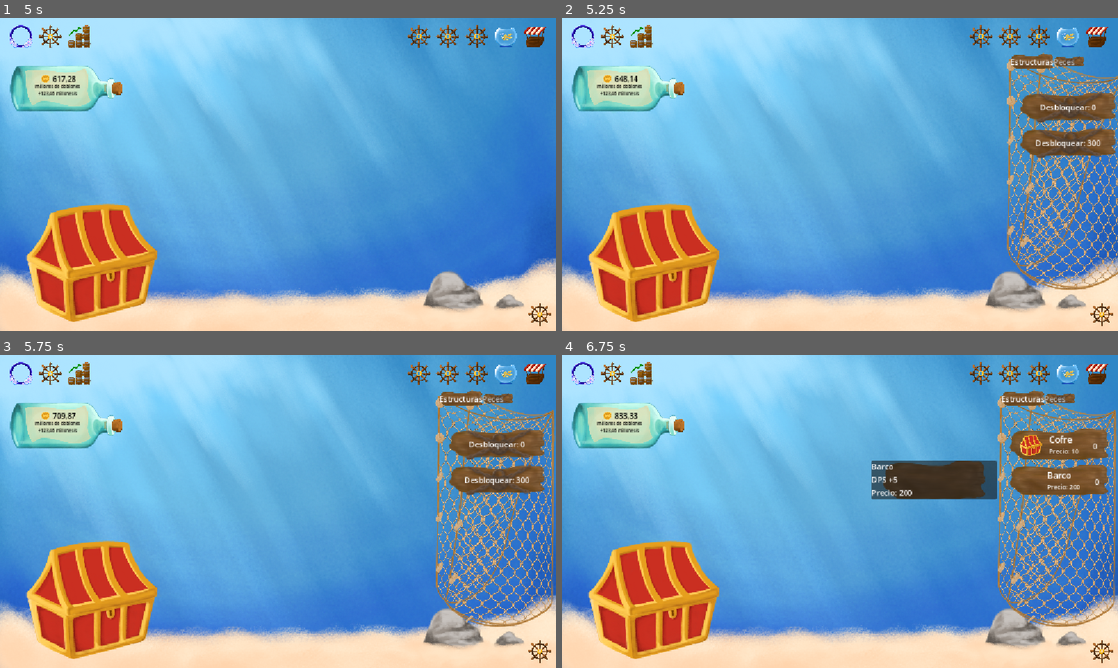
Above: before the commit, frames 1-4 (two rows, left to right).
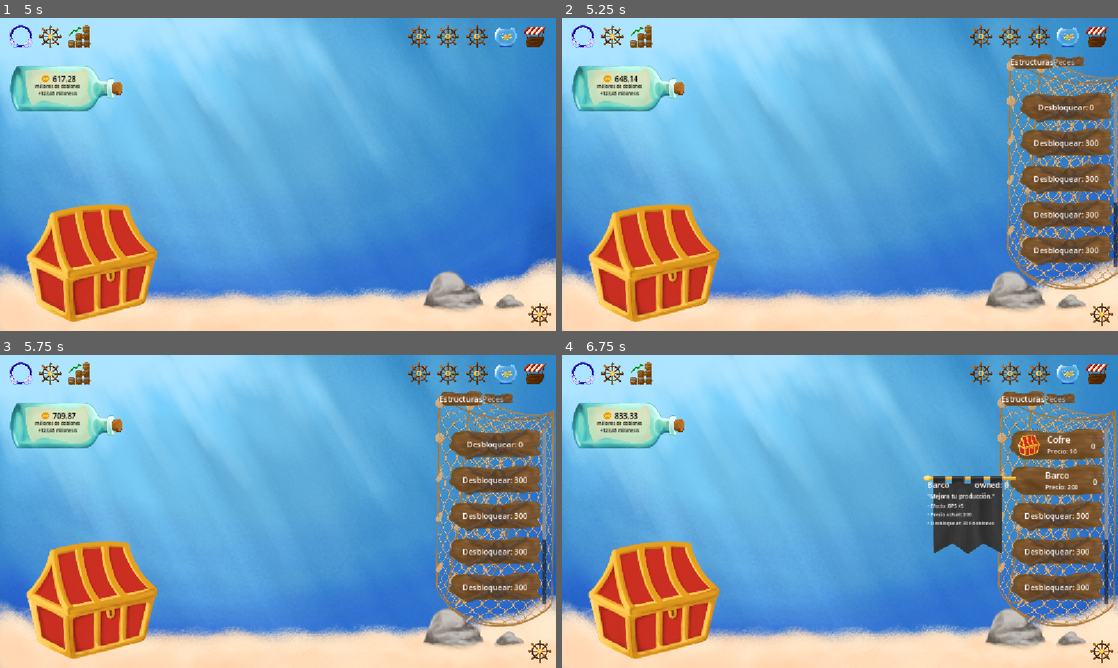
Above: after the commit, the same moments.

Repository: Niett204/fish-clicks
Game: Godot game, scene res://scenes/main.tscn
The game is run twice, just before and just after one commit, with the same random seed, the same clock (stepped at 60 frames per second) and the same inputs.
Inputs (mouse positions are in pixels of both pictures, inside the frame that each line leads up to):
- Up to frame 1 (5 s): click (22, 36) at 0.5 s; click (77, 36) at 1.25 s; click (417, 36) at 2 s; click (450, 36) at 2.75 s; click (478, 36) at 3.5 s; click (505, 36) at 4.25 s
- Up to frame 2 (5.25 s): click (1095, 36) at 5 s
- Up to frame 3 (5.75 s): no input
- Up to frame 4 (6.75 s): click (1056, 445) at 5.75 s; click (1056, 480) at 6.52 s

Frame 1 is identical in both runs. In frame 2, 4.8% of the frame differs, in the area x 82-100%, y 23-80%; in frame 3, 4.8%; in frame 4, 9.5%, in the area x 55-99%, y 23-80%.

Commit message:
Info extra

Diff:
--- a/client/fish-clicks-main/scenes/info_extra_panel.gd
+++ b/client/fish-clicks-main/scenes/info_extra_panel.gd
@@ -2,6 +2,9 @@
 
 @export var anim_time := 0.18
 @export var offset := Vector2(20, 0)
+@export var panel_width := 200.0
+@export var min_height := 200.0
+@export var padding := Vector2(24, 24) # (x,y)
 
 var _tw: Tween
 var _hover_panel := false
@@ -11,8 +14,7 @@
 var _show_token := 0  # sube cada vez que se muestra (anti hides viejos)
 
 func _ready() -> void:
-	set_as_top_level(true)
-	z_index = 100
+	z_as_relative = false
 	visible = false
 
 	mouse_entered.connect(func():
@@ -25,22 +27,56 @@
 		schedule_hide(0.06)
 	)
 
-func show_for_card(card: Control, title: String, desc: String, stats: String) -> void:
+func show_for_card(
+	card: Control,
+	title: String,
+	owned: int,
+	desc: String,
+	b1: String,
+	b2: String,
+	b3: String,
+	extra: String
+) -> void:
 	_show_token += 1
 	_cancel_hide()
 
-	$CardBox/VBox/Title.text = title
-	$CardBox/VBox/Desc.text = desc
-	$CardBox/VBox/Stats.text = stats
+	$Banner/CardBox/VBox/Header/Title.text = title
+	$Banner/CardBox/VBox/Header/Owned.text = "owned: %d" % owned
+
+	$Banner/CardBox/VBox/Desc.text = desc
+
+	$Banner/CardBox/VBox/Bullets/B1.text = "• " + b1
+	$Banner/CardBox/VBox/Bullets/B2.text = "• " + b2
+	$Banner/CardBox/VBox/Bullets/B3.text = "• " + b3
 
 	visible = true
 	_showing = true
 
-	# asegúrate de que size esté calculado
+	# 1) Forzamos ancho fijo
+	$Banner.size.x = panel_width
+	$Banner.position = Vector2.ZERO
+
+	# Si CardBox es contenedor del VBox, dale también ancho
+	$Banner/CardBox.size.x = panel_width
+
+	# 2) Espera a que el VBox calcule alturas con ese ancho
 	await get_tree().process_frame
 
-	var x := card.global_position.x - size.x - offset.x
-	var y := card.global_position.y + (card.size.y - size.y) * 0.5
+	var vbox: Control = $Banner/CardBox/VBox
+	var h2: float = vbox.get_combined_minimum_size().y + padding.y
+	h2 = max(h2, min_height)  # 👈 cuelga más
+	size = Vector2(panel_width, h2)
+
+	# 3) Fondo ocupa todo el panel
+	$Banner.size = size
+	$Banner.position = Vector2.ZERO
+
+	var w := float(size.x)
+	var h := float(size.y)
+
+	var x := float(card.global_position.x) - w + float(offset.x)
+	var y := float(card.global_position.y) + (float(card.size.y) - h) * 0.5 + 80
+
 	global_position = Vector2(x, y)
 
 	_slide_in()
--- a/client/fish-clicks-main/scenes/main.gd
+++ b/client/fish-clicks-main/scenes/main.gd
@@ -42,7 +42,45 @@
 		"right": "DPS +5",
 		"icon": "res://assets/estructuras/cofre1.png",
 		"unlock_price": 300,
+	},
+		"boat1234": {
+		"tab": "Estructuras",
+		"title": "Barco",
+		"right": "DPS +5",
+		"icon": "res://assets/estructuras/cofre1.png",
+		"unlock_price": 300,
+	},	"boat123": {
+		"tab": "Estructuras",
+		"title": "Barco",
+		"right": "DPS +5",
+		"icon": "res://assets/estructuras/cofre1.png",
+		"unlock_price": 300,
+	},	"boat56": {
+		"tab": "Estructuras",
+		"title": "Barco",
+		"right": "DPS +5",
+		"icon": "res://assets/estructuras/cofre1.png",
+		"unlock_price": 300,
+	},	"boat5": {
+		"tab": "Estructuras",
+		"title": "Barco",
+		"right": "DPS +5",
+		"icon": "res://assets/estructuras/cofre1.png",
+		"unlock_price": 300,
+	},	"boat66": {
+		"tab": "Estructuras",
+		"title": "Barco",
+		"right": "DPS +5",
+		"icon": "res://assets/estructuras/cofre1.png",
+		"unlock_price": 300,
+	},	"boat6": {
+		"tab": "Estructuras",
+		"title": "Barco",
+		"right": "DPS +5",
+		"icon": "res://assets/estructuras/cofre1.png",
+		"unlock_price": 300,
 	}
+
 }
 
 const TEX_CHEST_CLOSED := preload("res://assets/estructuras/cofre_cerrado.png")
@@ -175,8 +213,23 @@
 	)
 
 	card.extra_title = String(def.get("title", id))
-	card.extra_desc  = String(def.get("right", ""))   # o una descripción real
-	card.extra_stats = "Precio: %d" % get_price(id)   # lo que quieras
+	card.extra_desc  = "\"Mejora tu producción.\""
+
+	var p := get_price(id)
+	var right := String(def.get("right", ""))
+
+	card.extra_b1 = "Efecto: %s" % right
+	card.extra_b2 = "Precio actual: %d" % p
+
+	# Si está bloqueado, enseña unlock; si no, algo útil
+	var unlock_p := int(def.get("unlock_price", 0))
+	if unlock_p > 0 and not bool(unlocked.get(id, false)):
+		card.extra_b3 = "Desbloquear: %d doblones" % unlock_p
+	else:
+		card.extra_b3 = "Nivel actual: %d" % get_level(id)
+
+	# Footer tipo “cookies clicked so far”
+	card.extra_footer = "%s doblones acumulados" % format_with_separator(int(coins))
 
 	card.set_unlocked(bool(unlocked.get(id, unlock_price == 0)))
 	card.buy_pressed.connect(_on_buy_pressed)
--- a/client/fish-clicks-main/scenes/main.tscn
+++ b/client/fish-clicks-main/scenes/main.tscn
@@ -18,6 +18,7 @@
 [ext_resource type="Texture2D" uid="uid://c5ht6q767emx5" path="res://assets/ui/botella_mensaje.png" id="13_muem4"]
 [ext_resource type="Texture2D" uid="uid://cn5n3a2h1n5m3" path="res://assets/misc/doblon_frontal.png" id="14_dp3eg"]
 [ext_resource type="Texture2D" uid="uid://bx28me4bvwn16" path="res://assets/ui/tabla_bloqueada (1).png" id="14_jbj1t"]
+[ext_resource type="Texture2D" uid="uid://bgs77das3fpu1" path="res://assets/ui/bandera.png" id="19_0ld40"]
 
 [sub_resource type="RectangleShape2D" id="RectangleShape2D_tefeu"]
 size = Vector2(268, 237)
@@ -272,6 +273,7 @@
 theme_override_styles/panel = SubResource("StyleBoxTexture_gqmmt")
 
 [node name="TabContainer" type="TabContainer" parent="UI/Root/HUD/TiendaPanel" unique_id=1785782234]
+z_index = 5
 layout_mode = 1
 anchors_preset = 15
 anchor_right = 1.0
@@ -334,13 +336,14 @@
 visible = false
 top_level = true
 z_index = 100
-custom_minimum_size = Vector2(260, 80)
-layout_mode = 1
-anchors_preset = 0
-offset_left = 902.0
-offset_top = 46.0
-offset_right = 1162.0
-offset_bottom = 126.0
+custom_minimum_size = Vector2(0, 80)
+layout_mode = 1
+anchors_preset = 15
+anchor_right = 1.0
+anchor_bottom = 1.0
+grow_horizontal = 2
+grow_vertical = 2
+mouse_filter = 2
 script = ExtResource("8_tipki")
 
 [node name="Banner" type="TextureRect" parent="UI/Root/HUD/InfoExtraPanel" unique_id=433949685]
@@ -348,36 +351,61 @@
 anchors_preset = 15
 anchor_right = 1.0
 anchor_bottom = 1.0
-grow_horizontal = 2
-grow_vertical = 2
-texture = ExtResource("9_85g3d")
+offset_right = -97.0
+offset_bottom = -90.0
+grow_horizontal = 2
+grow_vertical = 2
+mouse_filter = 2
+texture = ExtResource("19_0ld40")
 expand_mode = 1
-stretch_mode = 5
-
-[node name="CardBox" type="Panel" parent="UI/Root/HUD/InfoExtraPanel" unique_id=677308730]
-layout_mode = 1
-anchors_preset = 15
-anchor_right = 1.0
-anchor_bottom = 1.0
-grow_horizontal = 2
-grow_vertical = 2
-
-[node name="VBox" type="VBoxContainer" parent="UI/Root/HUD/InfoExtraPanel/CardBox" unique_id=467748443]
-layout_mode = 1
-anchors_preset = 15
-anchor_right = 1.0
-anchor_bottom = 1.0
-grow_horizontal = 2
-grow_vertical = 2
-
-[node name="Title" type="Label" parent="UI/Root/HUD/InfoExtraPanel/CardBox/VBox" unique_id=2109725913]
-layout_mode = 2
-
-[node name="Desc" type="Label" parent="UI/Root/HUD/InfoExtraPanel/CardBox/VBox" unique_id=1326418190]
-layout_mode = 2
-
-[node name="Stats" type="Label" parent="UI/Root/HUD/InfoExtraPanel/CardBox/VBox" unique_id=1262020269]
-layout_mode = 2
+
+[node name="CardBox" type="MarginContainer" parent="UI/Root/HUD/InfoExtraPanel/Banner" unique_id=1981931913]
+layout_mode = 1
+anchors_preset = 15
+anchor_right = 1.0
+anchor_bottom = 1.0
+grow_horizontal = 2
+grow_vertical = 2
+theme_override_constants/margin_left = 16
+theme_override_constants/margin_top = 18
+theme_override_constants/margin_right = 16
+theme_override_constants/margin_bottom = 18
+
+[node name="VBox" type="VBoxContainer" parent="UI/Root/HUD/InfoExtraPanel/Banner/CardBox" unique_id=2030723900]
+layout_mode = 2
+mouse_filter = 2
+
+[node name="Header" type="HBoxContainer" parent="UI/Root/HUD/InfoExtraPanel/Banner/CardBox/VBox" unique_id=1573833251]
+layout_mode = 2
+
+[node name="Title" type="Label" parent="UI/Root/HUD/InfoExtraPanel/Banner/CardBox/VBox/Header" unique_id=1406141069]
+layout_mode = 2
+size_flags_horizontal = 3
+text = "Titulo
+"
+
+[node name="Owned" type="Label" parent="UI/Root/HUD/InfoExtraPanel/Banner/CardBox/VBox/Header" unique_id=1125482062]
+layout_mode = 2
+horizontal_alignment = 2
+
+[node name="Desc" type="Label" parent="UI/Root/HUD/InfoExtraPanel/Banner/CardBox/VBox" unique_id=346078448]
+layout_mode = 2
+theme_override_font_sizes/font_size = 12
+
+[node name="Bullets" type="VBoxContainer" parent="UI/Root/HUD/InfoExtraPanel/Banner/CardBox/VBox" unique_id=1943120877]
+layout_mode = 2
+
+[node name="B1" type="Label" parent="UI/Root/HUD/InfoExtraPanel/Banner/CardBox/VBox/Bullets" unique_id=721015527]
+layout_mode = 2
+theme_override_font_sizes/font_size = 10
+
+[node name="B2" type="Label" parent="UI/Root/HUD/InfoExtraPanel/Banner/CardBox/VBox/Bullets" unique_id=1311210386]
+layout_mode = 2
+theme_override_font_sizes/font_size = 10
+
+[node name="B3" type="Label" parent="UI/Root/HUD/InfoExtraPanel/Banner/CardBox/VBox/Bullets" unique_id=404563973]
+layout_mode = 2
+theme_override_font_sizes/font_size = 10
 
 [node name="BtnHideHUD" type="TextureButton" parent="UI/Root" unique_id=2090329672]
 custom_minimum_size = Vector2(48, 48)
--- a/client/fish-clicks-main/scenes/shop_item_card.gd
+++ b/client/fish-clicks-main/scenes/shop_item_card.gd
@@ -25,8 +25,11 @@
 @onready var info_panel: Control = get_node_or_null(info_panel_path)
 
 @export var extra_title := ""
-@export var extra_desc := ""
-@export var extra_stats := ""
+@export var extra_desc := ""      # la frase tipo "Autoclicks once every..."
+@export var extra_b1 := ""
+@export var extra_b2 := ""
+@export var extra_b3 := ""
+@export var extra_footer := ""    # la barra de abajo tipo "X clicked so far"
 # ----------------------------
 
 var is_unlocked: bool = false
@@ -90,12 +93,28 @@
 	mouse_exited.connect(_on_exit_info)
 
 func _on_enter_info() -> void:
-	if get_tree().get_first_node_in_group("main") and get_tree().get_first_node_in_group("main")._block_info_hover:
+	var main = get_tree().get_first_node_in_group("main")
+	if main and main._block_info_hover:
 		return
+
 	if info_panel == null:
 		print("INFO: info_panel_path no asignado o mal:", info_panel_path)
 		return
-	info_panel.show_for_card(self, extra_title, extra_desc, extra_stats)
+
+	var owned := 0
+	if level_lbl:
+		owned = int(level_lbl.text) # en tu UI el level es el "owned"
+
+	info_panel.show_for_card(
+		self,
+		extra_title,
+		owned,
+		extra_desc,
+		extra_b1,
+		extra_b2,
+		extra_b3,
+		extra_footer
+	)
 
 func _on_exit_info() -> void:
 	if info_panel:
Binary file added: client/fish-clicks-main/assets/ui/bandera.png
